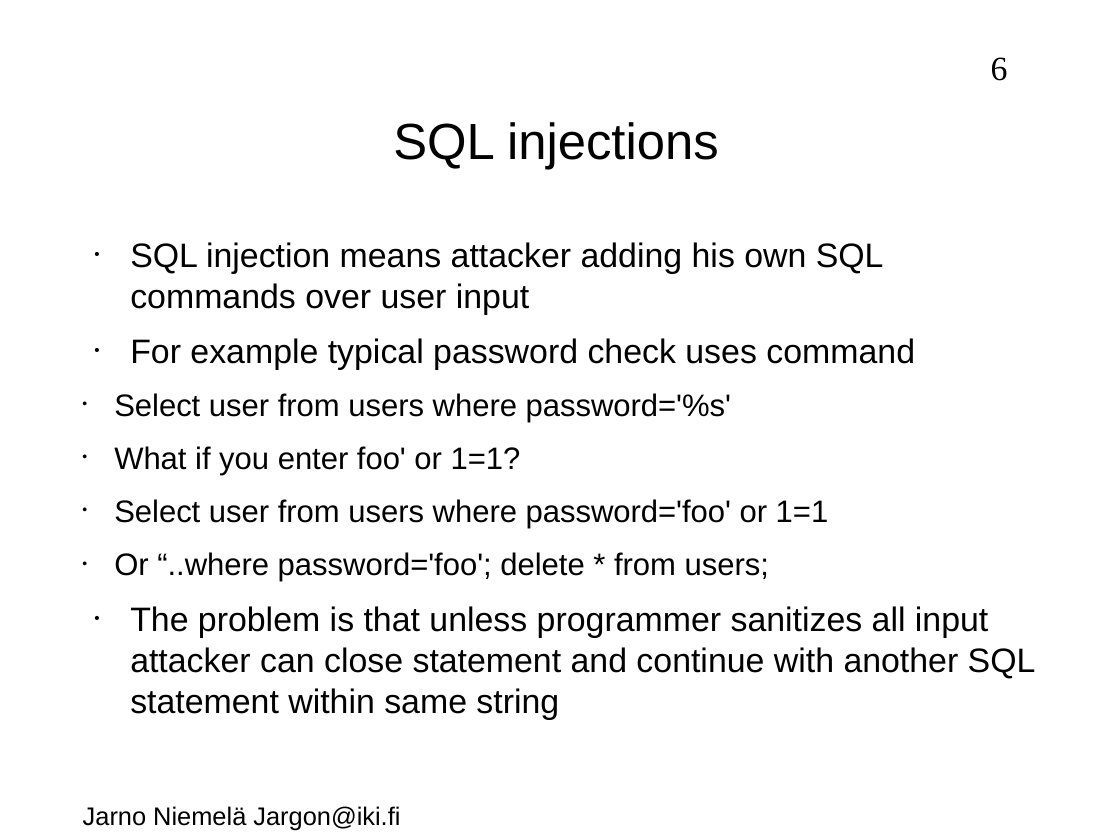
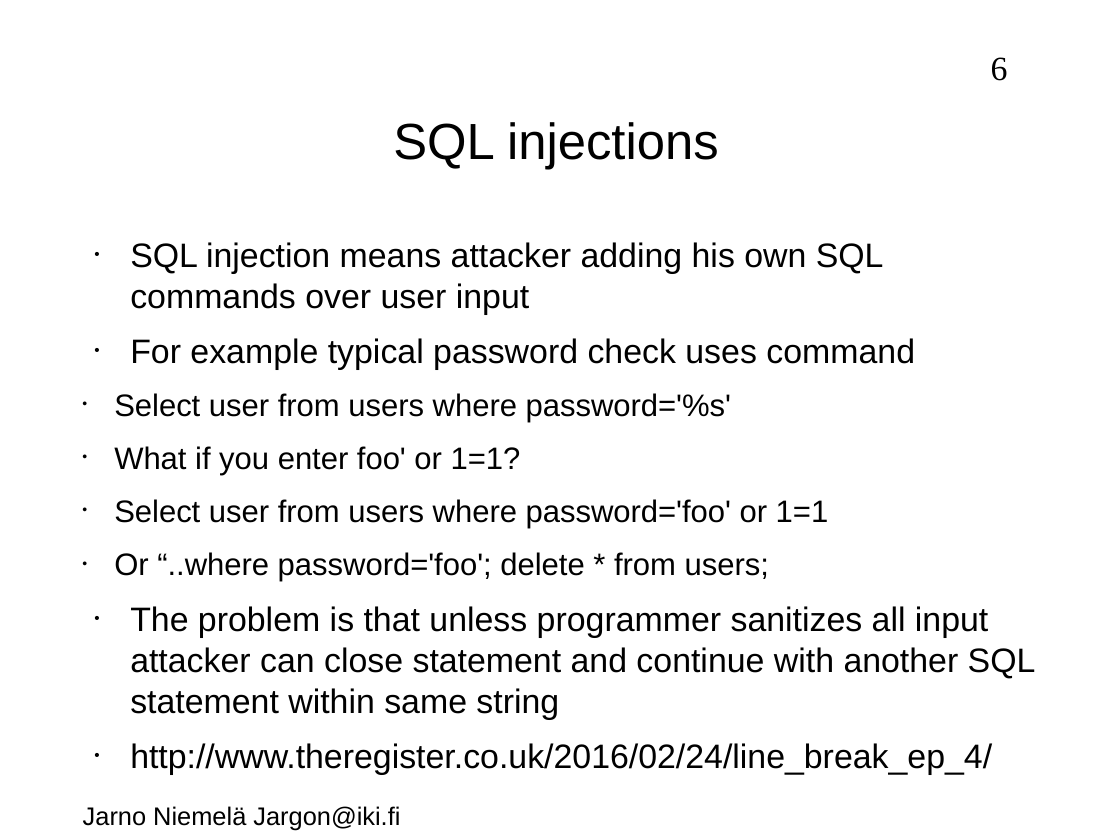
Before and after one commit to jarno-niemela/corporate_cyber_defence, a slide deck: slide 6 of Software security/Software security.odp. Drawn at 1120x840 pixels with LibreOffice and Linux fonts; fonts in the diff are those of the drawing; background and template pictures are left out. Boxes give left, top, right and bottom in pixels: in the first picture for what was removed or moved away, otherwise in the second. Text is boxed around its words. In the diff, an @@ line names an element or a change of style, - is before the commit and + after.

Commit message:
Updated tools

```diff
--- a/Software security/Software security.odp
+++ b/Software security/Software security.odp
@@ text at [130, 743, 992, 775]: paragraph added @@
+• http://www.theregister.co.uk/2016/02/24/line_break_ep_4/
```
